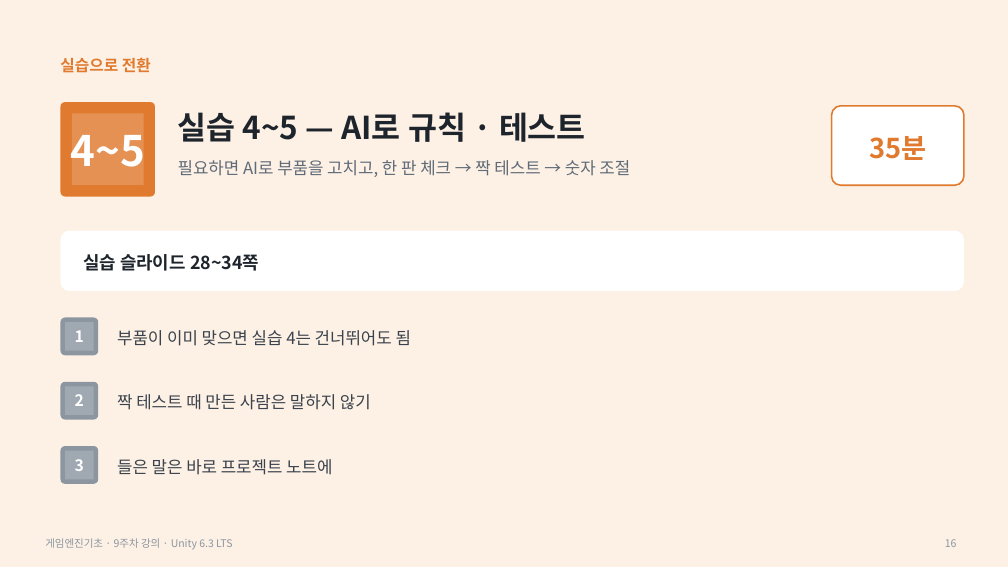
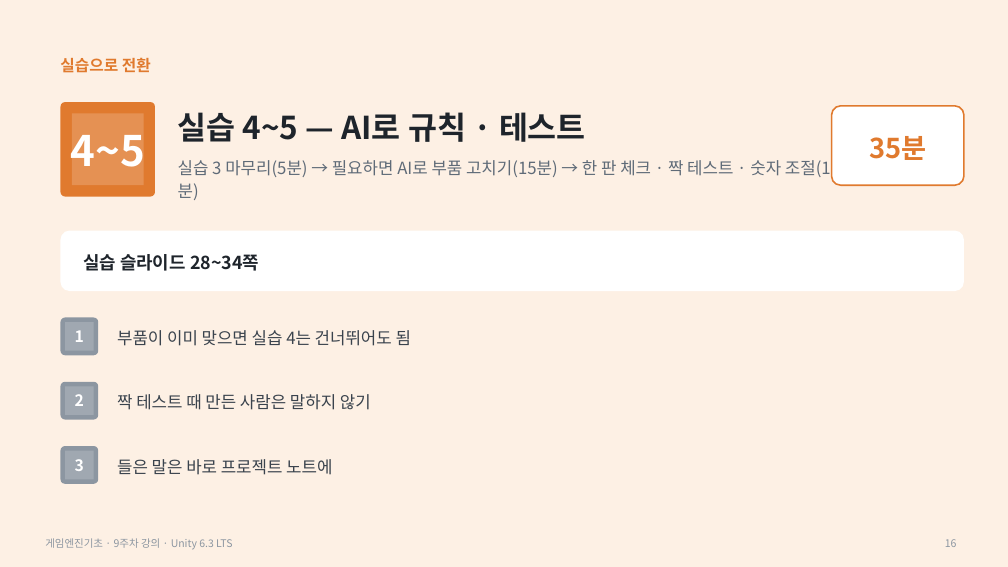
Before and after one commit to iplay-garden/game-engine-basics, a slide deck: slide 16 of 9주차/한국어/게임엔진기초_9주차_오프라인_강의슬라이드.pptx. Drawn at 1008x567 pixels with LibreOffice and Linux fonts; fonts in the diff are those of the drawing. Boxes give left, top, right and bottom in pixels: in the first picture for what was removed or moved away, otherwise in the second. Text is boxed around its words. In the diff, an @@ line names an element or a change of style, - is before the commit and + after.

```diff
--- a/9주차/한국어/게임엔진기초_9주차_오프라인_강의슬라이드.pptx
+++ b/9주차/한국어/게임엔진기초_9주차_오프라인_강의슬라이드.pptx
@@ text at (x1=178, y1=157, x2=840, y2=179): text changed @@
-필요하면 AI로 부품을 고치고, 한 판 체크 → 짝 테스트 → 숫자 조절
+실습 3 마무리(5분) → 필요하면 AI로 부품 고치기(15분) → 한 판 체크 · 짝 테스트 · 숫자 조절(15분)
```
Also in this commit, not shown: 4 other slides changed, 2 other files.
